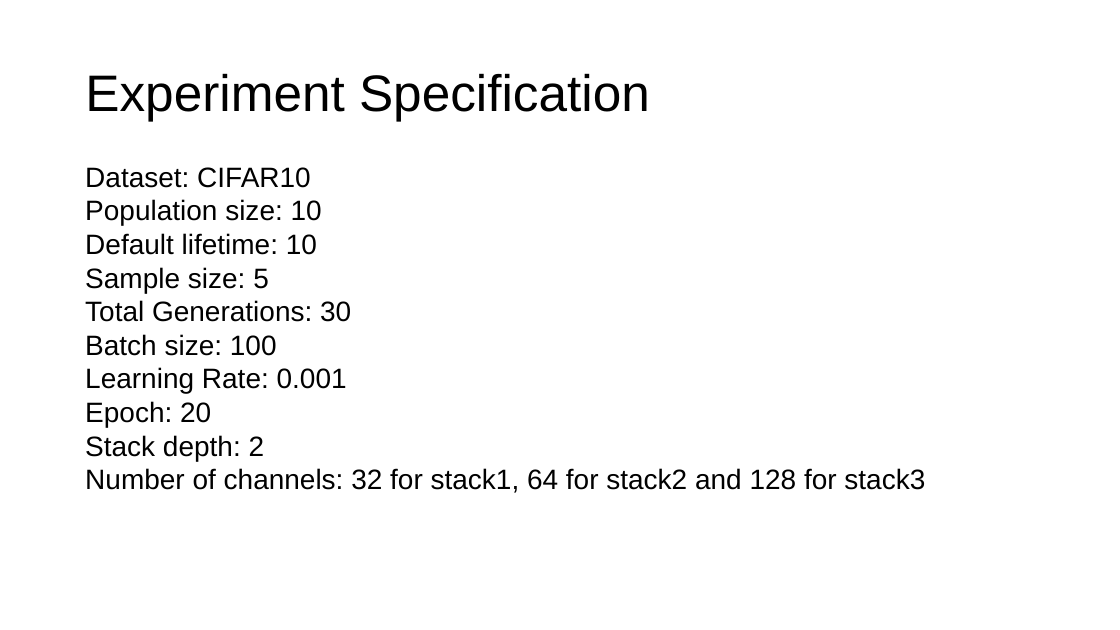
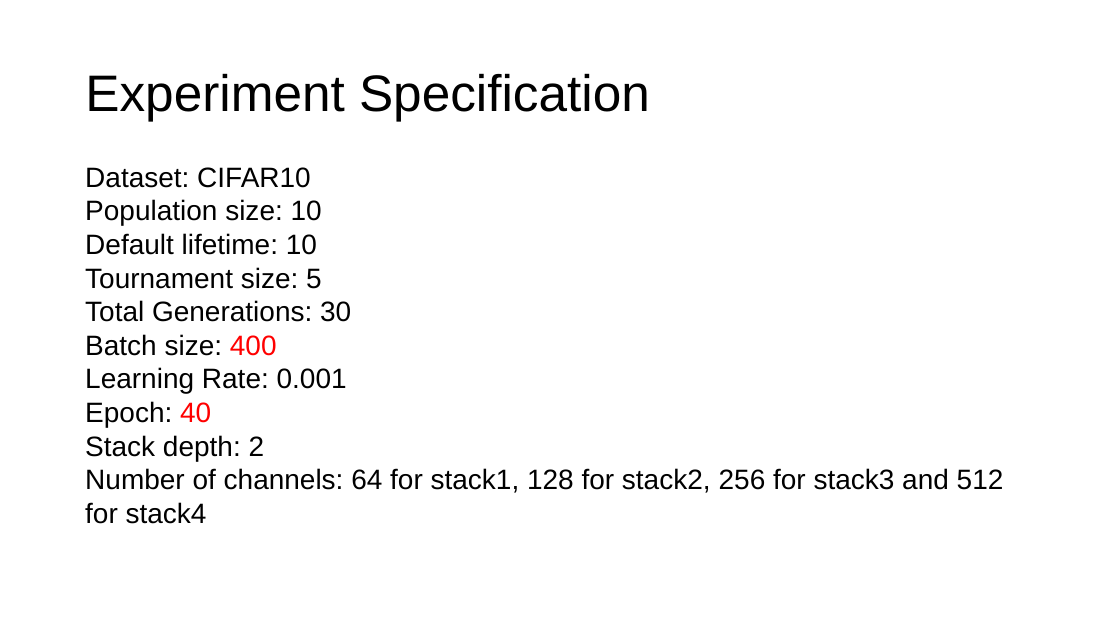
Before and after one commit to RangerX-36917/evoNAS, a slide deck: slide 30 of pre/final/5.9_final_report.pptx. Drawn at 1120x630 pixels with LibreOffice and Linux fonts; fonts in the diff are those of the drawing. Boxes give left, top, right and bottom in pixels: in the first picture for what was removed or moved away, otherwise in the second. Text is boxed around its words. In the diff, an @@ line names an element or a change of style, - is before the commit and + after.

Commit message:
fix ppt

```diff
--- a/pre/final/5.9_final_report.pptx
+++ b/pre/final/5.9_final_report.pptx
@@ text at (85,267,322,289): text changed @@
-Sample size: 5
+Tournament size: 5
@@ text at (85,334,277,356): text changed @@
-Batch size: 100
+Batch size: 400
@@ text at (85,401,211,427): text changed @@
-Epoch: 20
+Epoch: 40
@@ text at (85,468,1004,524): text changed @@
-Number of channels: 32 for stack1, 64 for stack2 and 128 for stack3
+Number of channels: 64 for stack1, 128 for stack2, 256 for stack3 and 512 for stack4
```
Also in this commit, not shown: 4 other slides changed, 2 slides added.
